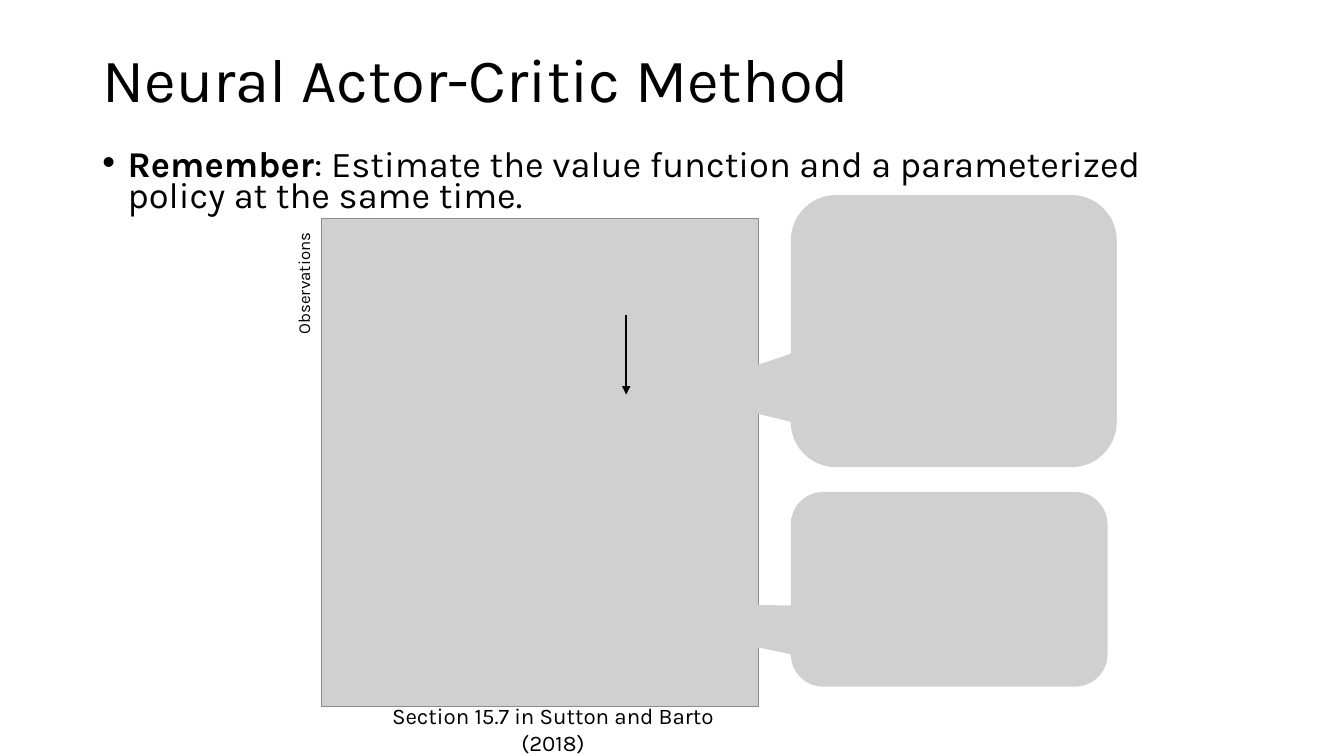
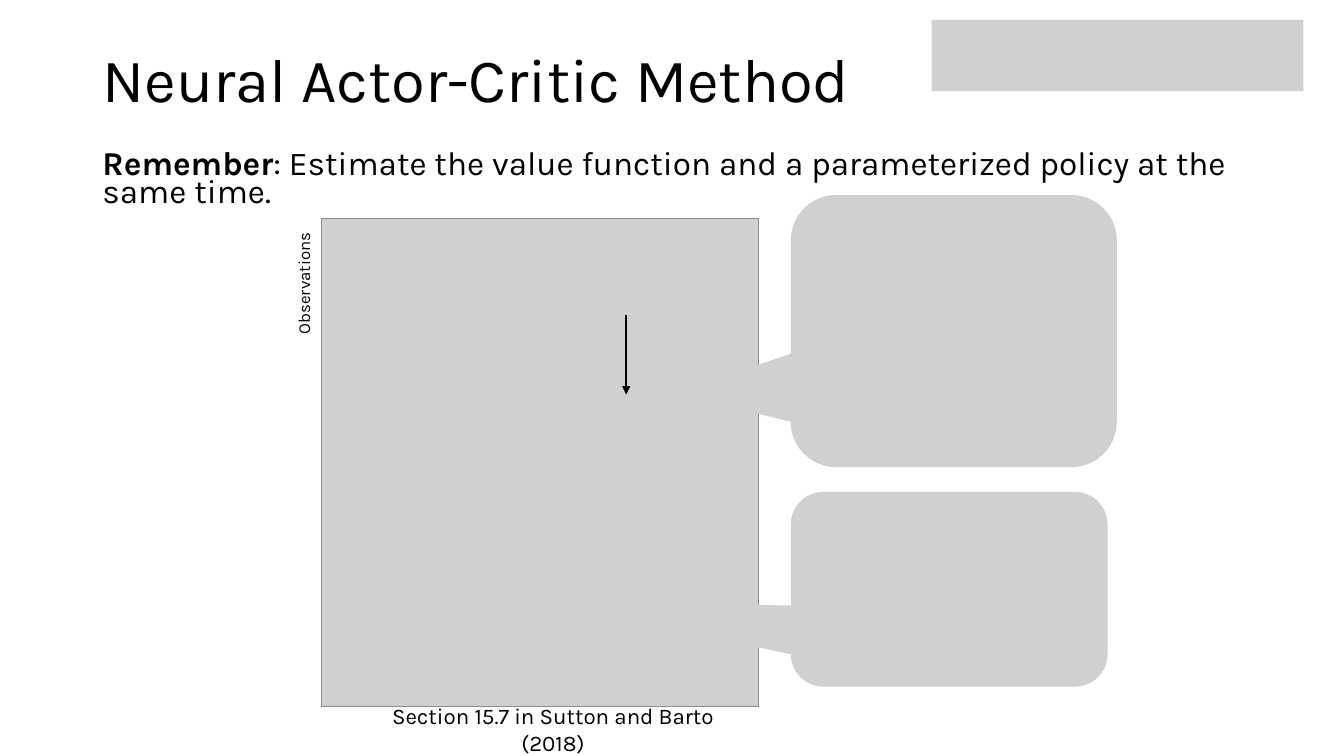
Before and after one commit to mhahsler/Introduction_to_Reinforcement_Learning, a slide deck: slide 22 of slides/Lecture_DRL.pptx (slide 21 before the commit). Drawn at 1344x756 pixels with LibreOffice and Linux fonts; fonts in the diff are those of the drawing; grey boxes stand for pictures. Boxes give left, top, right and bottom in pixels: in the first picture for what was removed or moved away, otherwise in the second. Text is boxed around its words. In the diff, an @@ line names an element or a change of style, - is before the commit and + after.

```diff
--- a/slides/Lecture_DRL.pptx
+++ b/slides/Lecture_DRL.pptx
@@ picture added at (x1=932, y1=20, x2=1304, y2=92) @@
@@ text "Remember: Estimate the value function ..." at (x1=102, y1=152, x2=1226, y2=204): size 25.9 to 23.8 pt; bullet • to none @@
```
Also in this commit, not shown: 7 other slides changed, 3 slides added, 2 slides removed, 5 other files.
